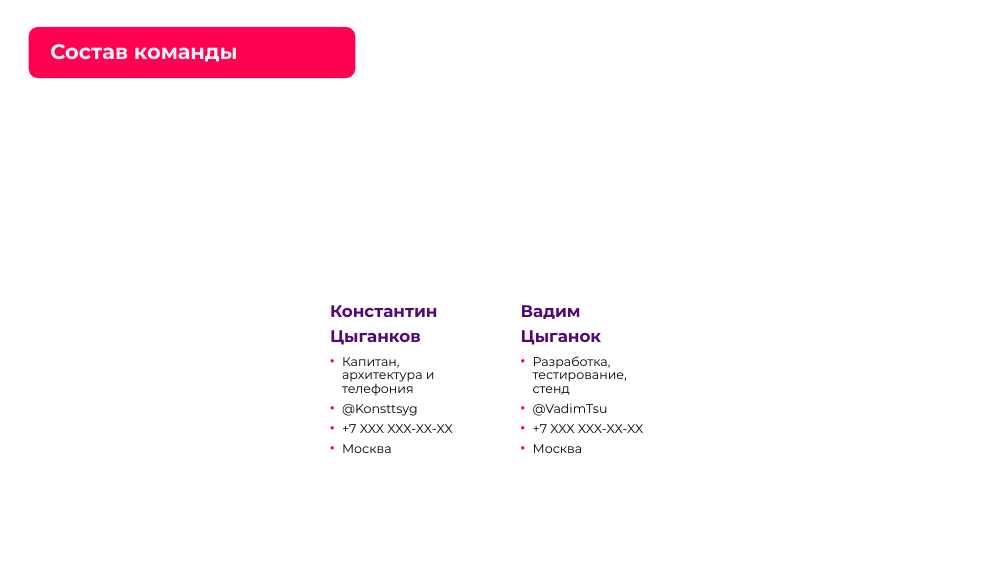
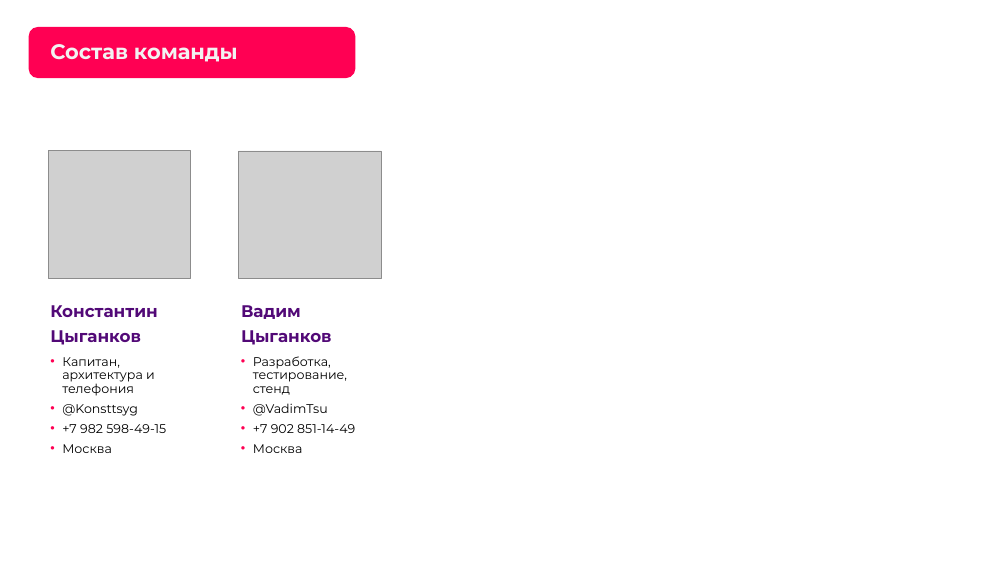
Before and after one commit to Vadik145-beep/lct-112-simulator, a slide deck: slide 15 of docs/presentation/ЛЦТ2026_Ультратех_задача9.pptx (slide 3 before the commit). Drawn at 1008x567 pixels with LibreOffice and Linux fonts; fonts in the diff are those of the drawing; grey boxes stand for pictures; background and template pictures are left out. Boxes give left, top, right and bottom in pixels: in the first picture for what was removed or moved away, otherwise in the second. Text is boxed around its words. In the diff, an @@ line names an element or a change of style, - is before the commit and + after.

```diff
--- a/docs/presentation/ЛЦТ2026_Ультратех_задача9.pptx
+++ b/docs/presentation/ЛЦТ2026_Ультратех_задача9.pptx
@@ picture added at [48,150,191,279] @@
@@ picture added at [239,151,381,279] @@
@@ 4 texts, 1 rounded rectangle: place and size @@
-4 texts, 1 rounded rectangle at [309,126,643,526]
+4 texts, 1 rounded rectangle at [29,126,355,526]
@@ text at [241,330,332,345]: text changed @@
-Цыганок
+Цыганков
@@ text at [62,424,166,433]: text changed @@
-• +7 XXX XXX-XX-XX
+• +7 982 598-49-15
@@ text at [253,424,355,433]: text changed @@
-• +7 XXX XXX-XX-XX
+• +7 902 851-14-49
```
Also in this commit, not shown: 11 other slides changed, 5 slides added, 1 other file.
